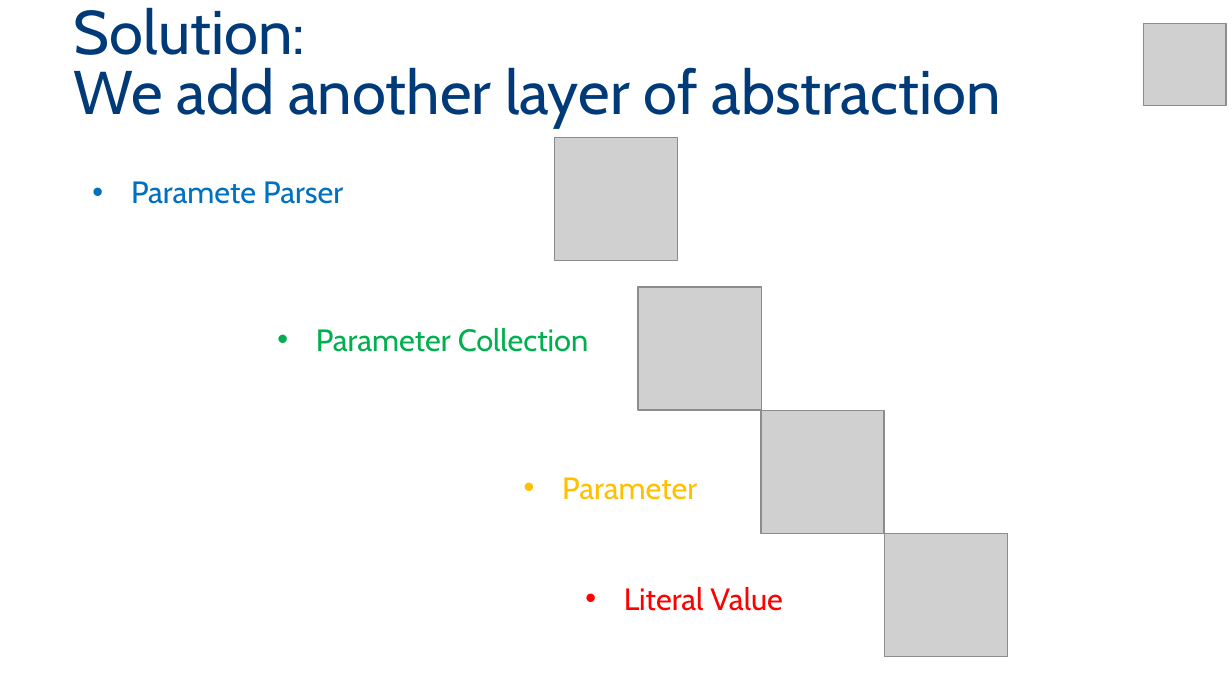
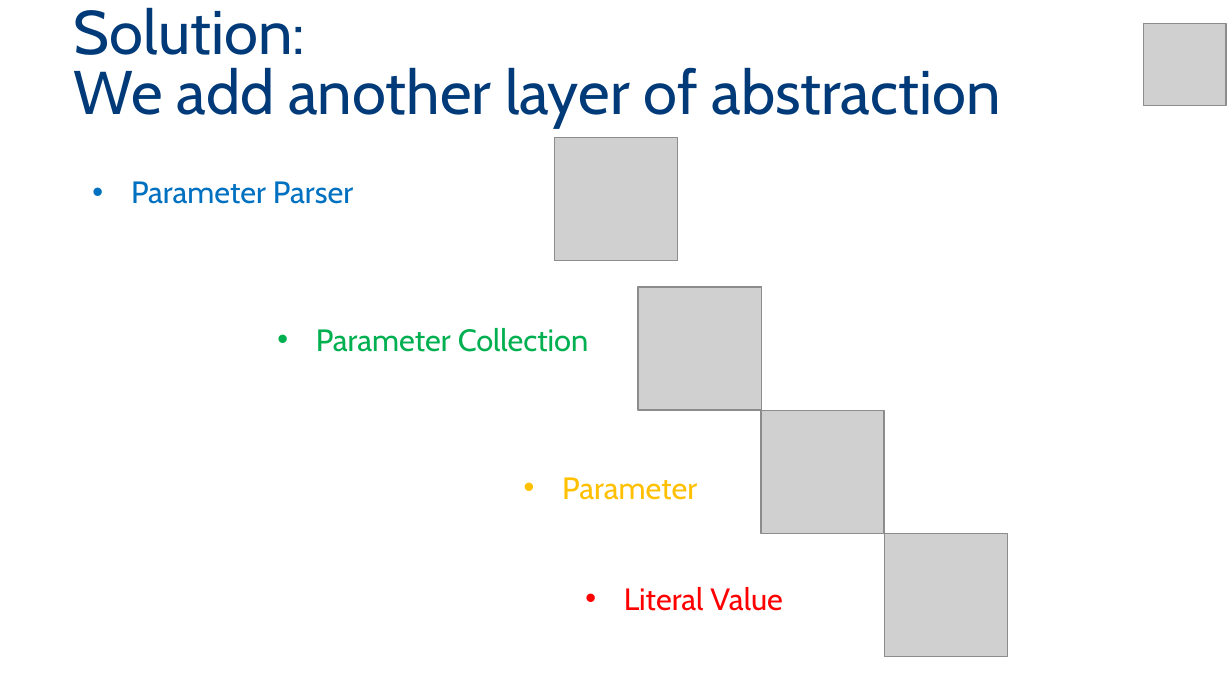
Before and after one commit to MadeiraData/DynamicFilters, a slide deck: slide 17 of DynamicFilters2.pptx. Drawn at 1232x693 pixels with LibreOffice and Linux fonts; fonts in the diff are those of the drawing; grey boxes stand for pictures; background and template pictures are left out. Boxes give left, top, right and bottom in pixels: in the first picture for what was removed or moved away, otherwise in the second. Text is boxed around its words. In the diff, an @@ line names an element or a change of style, - is before the commit and + after.

```diff
--- a/DynamicFilters2.pptx
+++ b/DynamicFilters2.pptx
@@ text at (131, 181, 353, 204): text changed @@
-• Paramete Parser
+• Parameter Parser
```
Also in this commit, not shown: 8 other slides changed, 12 other files.
